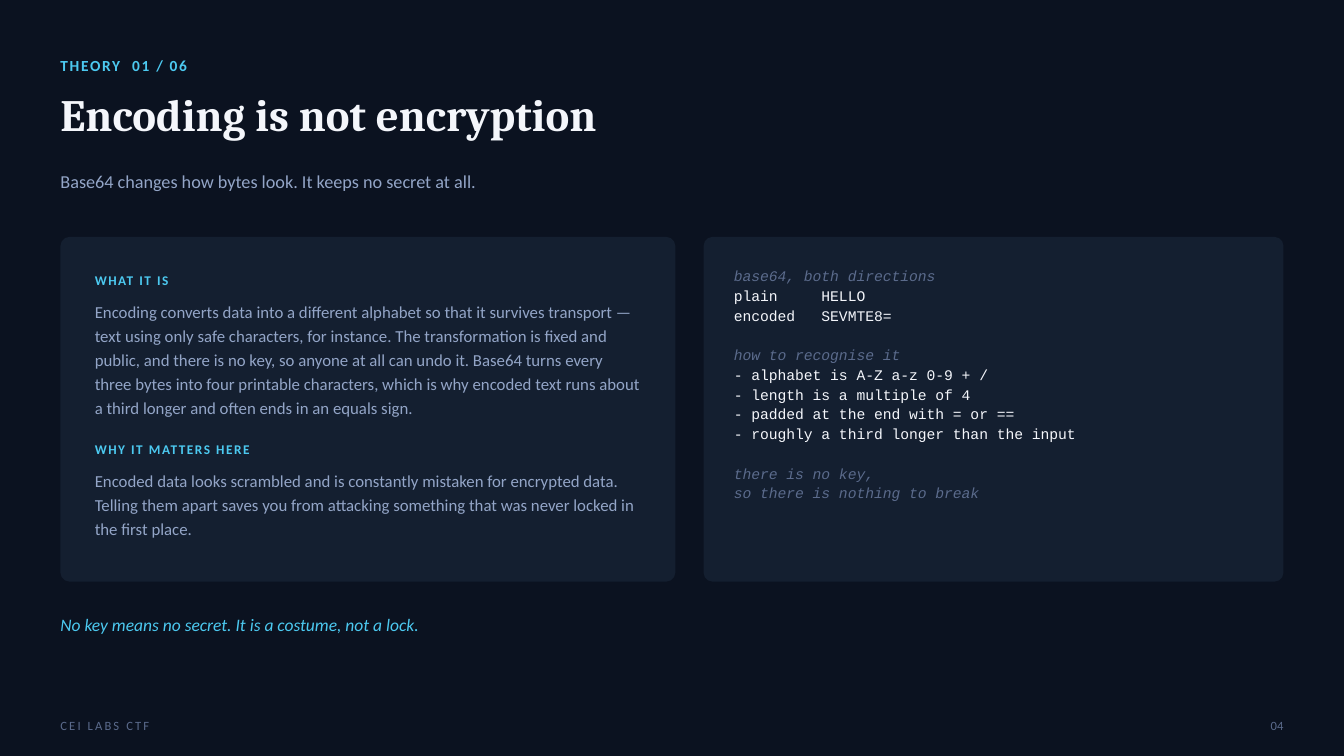
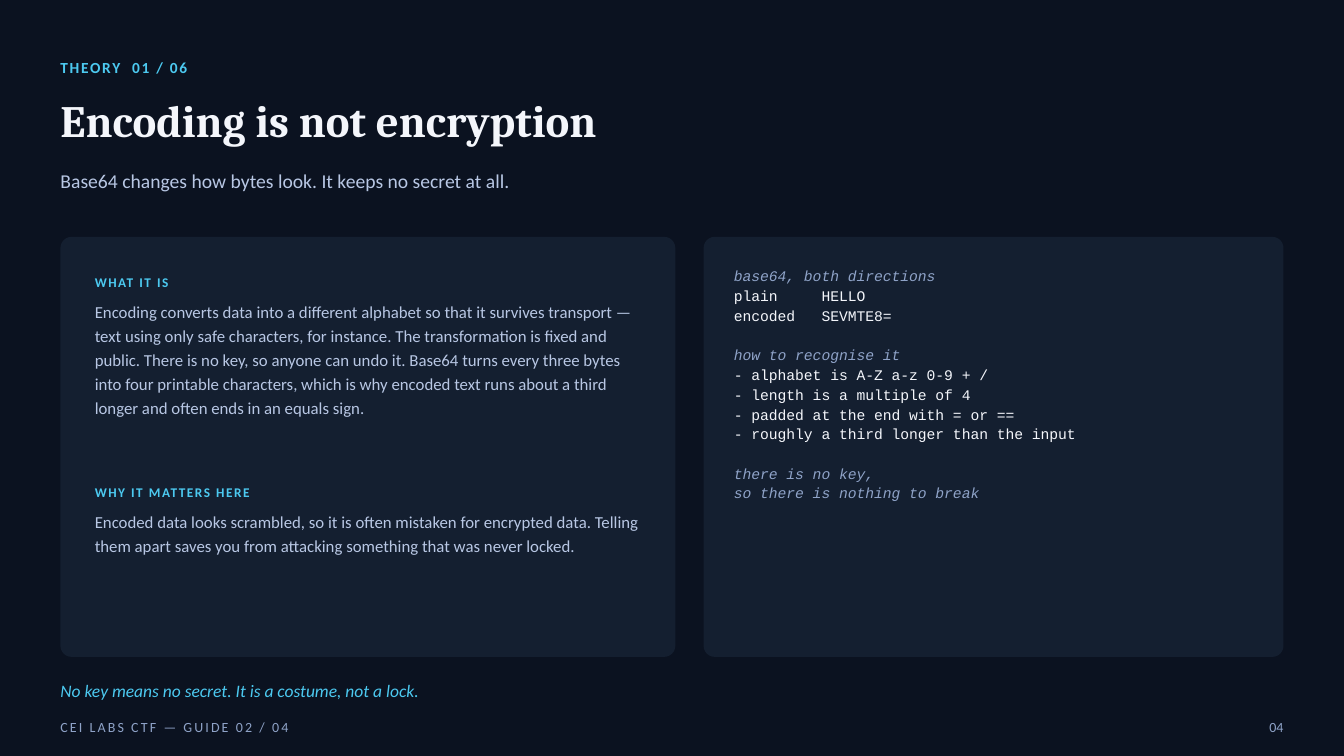
Before and after one commit to stoptalkingishh/cei-labs-event, a slide deck: slide 4 of presentation/game-guides/CEI-Labs-Game-Guide-02-Krypton.pptx. Drawn at 1344x756 pixels with LibreOffice and Linux fonts; fonts in the diff are those of the drawing. Boxes give left, top, right and bottom in pixels: in the first picture for what was removed or moved away, otherwise in the second. Text is boxed around its words. In the diff, an @@ line names an element or a change of style, - is before the commit and + after.

```diff
--- a/presentation/game-guides/CEI-Labs-Game-Guide-02-Krypton.pptx
+++ b/presentation/game-guides/CEI-Labs-Game-Guide-02-Krypton.pptx
@@ text "Base64 changes how bytes look. ..." at bbox=[60, 174, 509, 192]: size 13 to 14 pt, text colour #93A5C7 to #B8C7E4 @@
@@ rounded rectangle: place and size @@
-rounded rectangle at bbox=[60, 237, 676, 582]
+rounded rectangle at bbox=[60, 237, 676, 657]
@@ rounded rectangle: place and size @@
-rounded rectangle at bbox=[704, 237, 1284, 582]
+rounded rectangle at bbox=[704, 237, 1284, 657]
@@ text at bbox=[734, 271, 979, 501]: text colour #5B6B8C to #8FA3C8 in "base64, both directions", "how to recognise it", "there is no key,", "so there is nothing to break" @@
@@ text at bbox=[95, 306, 620, 417]: text changed; text colour #93A5C7 to #B8C7E4 @@
-Encoding converts data into a different alphabet so that it survives transport — text using only safe characters, for instance. The transformation is fixed and public, and there is no key, so anyone at all can undo it. Base64 turns every three bytes into four printable characters, which is why encoded text runs about a third longer and often ends in an equals sign.
+Encoding converts data into a different alphabet so that it survives transport — text using only safe characters, for instance. The transformation is fixed and public. There is no key, so anyone can undo it. Base64 turns every three bytes into four printable characters, which is why encoded text runs about a third longer and often ends in an equals sign.
@@ text "WHY IT MATTERS HERE": place and size @@
-text "WHY IT MATTERS HERE" at bbox=[95, 437, 641, 463]
+text "WHY IT MATTERS HERE" at bbox=[95, 478, 641, 504]
@@ text at bbox=[95, 516, 638, 555]: text changed; text colour #93A5C7 to #B8C7E4 @@
-Encoded data looks scrambled and is constantly mistaken for encrypted data. Telling them apart saves you from attacking something that was never locked in the first place.
+Encoded data looks scrambled, so it is often mistaken for encrypted data. Telling them apart saves you from attacking something that was never locked.
@@ line spacing 1 to 1.2 in 5 elements at bbox=[60, 50, 1284, 81], bbox=[60, 106, 597, 147], bbox=[95, 267, 641, 293], bbox=[95, 478, 641, 504], bbox=[60, 685, 419, 700] @@
@@ text "No key means no secret. ...": place and size @@
-text "No key means no secret. ..." at bbox=[60, 619, 419, 634]
+text "No key means no secret. ..." at bbox=[60, 685, 419, 700]
@@ text "04" at bbox=[1269, 723, 1283, 732]: size 9 to 10 pt, text colour #5B6B8C to #8FA3C8; line spacing 1 to 1.2 @@
@@ text at bbox=[60, 723, 288, 732]: text changed; size 9 to 10 pt; text colour #5B6B8C to #8FA3C8 @@
-CEI LABS CTF
+CEI LABS CTF — GUIDE 02 / 04
```
Also in this commit, not shown: 11 other slides changed, 2 other files.
